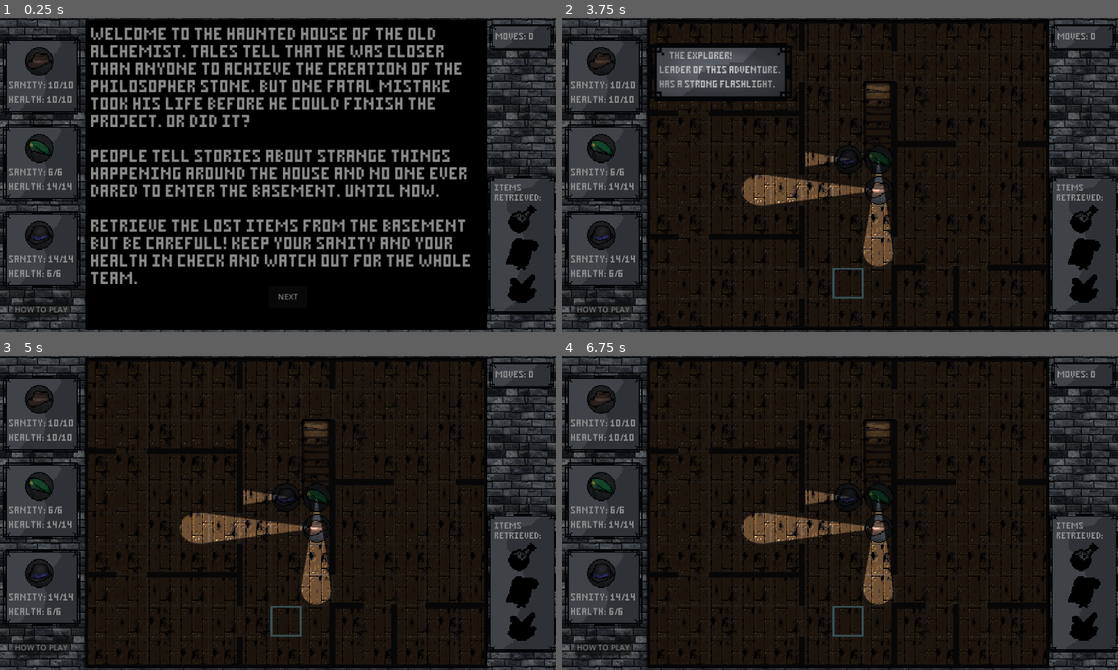
Above: before the commit, frames 1-4 (two rows, left to right).
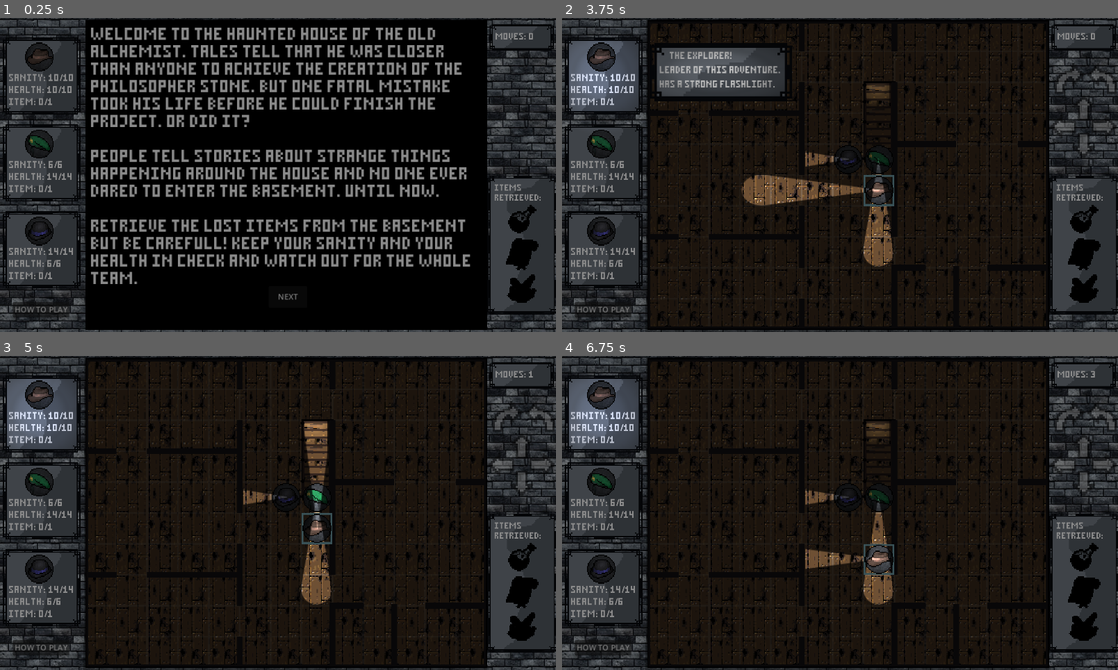
Above: after the commit, the same moments.

Repository: SirLeoIV/The-Basement
Game: Godot game, scene res://code/window.tscn
Same seed, same stepped clock (60 frames per second), same inputs: the game is played once before the commit and once after it.
Inputs (mouse positions are in pixels of both pictures, inside the frame that each line leads up to):
- Up to frame 1 (0.25 s): no input
- Up to frame 2 (3.75 s): click "NEXT" at 0.5 s; click "OK" at 1.25 s; click "HOW TO PLAY" at 2 s; click "OK" at 2.75 s; tap Enter at 3.5 s; move the mouse to (600, 77) at 3.52 s; click (600, 77) at 3.67 s
- Up to frame 3 (5 s): click (505, 415) at 4.27 s
- Up to frame 4 (6.75 s): click (1101, 415) at 5.02 s; click (1084, 447) at 5.77 s; click (1084, 481) at 6.52 s

The runs differ from the first frame. In frame 1, 2.1% of the frame differs, in the area x 1-14%, y 7-84%; in frame 2, 4.5%; in frame 3, 6.6%; in frame 4, 6.6%, in the area x 1-100%, y 5-90%.

Commit message:
every player can only pick up one item

Diff:
--- a/code/board/Board.gd
+++ b/code/board/Board.gd
@@ -138,6 +138,7 @@
 	increment_moves()
 	get_node("FloorGrid").selected = selected_player.pos
 	check_items()
+	update_items()
 	for p in players:
 		players[p].get_node("Hit Light").visible = false
 	check_monsters()
@@ -160,9 +161,12 @@
 	get_parent().get_node("Moves-Sign/MovesLabel").text = "Moves: " + str(moves)
 
 func check_items():
+	if selected_player.item : return
 	for i in items:
 		var item = items[i]
 		if item.hit(selected_player.pos):
+			selected_player.item = true
+			selected_player.update_sign()
 			item.retrieved = true
 			item.set_pos(Vector2i(-1, -1))
 			if item.type == Item.types.BOTTLE:
@@ -171,7 +175,6 @@
 				set_item_color(get_parent().get_node("Items-Sign/Gems"))
 			elif item.type == Item.types.RECIPE:
 				set_item_color(get_parent().get_node("Items-Sign/Recipe"))
-	update_items()
 
 func check_monsters():
 	for monster in monsters:
--- a/code/board/player.gd
+++ b/code/board/player.gd
@@ -14,6 +14,8 @@
 
 var health: int = 10
 var max_health: int = 10
+
+var item: bool = false
 
 var sign: Sprite2D
 
@@ -53,17 +55,15 @@
 		health = 6
 		max_sanity = 14
 		sanity = 14
-	if sign != null: sign.update(sanity, health, max_sanity, max_health)
-#	update_sign()
-
+	if sign != null: sign.update_stats(sanity, health, max_sanity, max_health, item)
 
 func set_sign(sprite: Sprite2D):
 	sign = sprite
+	sign.set_player(self)
 
 func update_sign():
 	if sign != null:
-		sign.get_node("Sanity").text = "SANITY: " + str(sanity) + "/" + str(max_sanity)
-		sign.get_node("Health").text = "HEALTH: " + str(health) + "/" + str(max_health)
+		sign.update()
 
 func get_lit_area():
 	var area = [pos]
--- a/code/player_sign.gd
+++ b/code/player_sign.gd
@@ -1,6 +1,7 @@
 @tool
 extends Sprite2D
 
+var player
 
 # Called when the node enters the scene tree for the first time.
 func _ready():
@@ -26,9 +27,17 @@
 func _process(delta):
 	pass
 
-func update(sanity: int, health: int, max_sanity: int, max_health: int):
+func set_player(player):
+	self.player = player
+
+func update():
+	update_stats(player.sanity, player.health, player.max_sanity, player.max_health, player.item)
+
+func update_stats(sanity: int, health: int, max_sanity: int, max_health: int, item: bool):
 	get_node("Sanity").text = "SANITY: " + str(sanity) + "/" + str(max_sanity)
 	get_node("Health").text = "HEALTH: " + str(health) + "/" + str(max_health)
+	if item: get_node("Item").text = "ITEM: 1/1"
+	else: get_node("Item").text = "ITEM: 0/1"
 
 func _on_area_2d_mouse_entered():
 	get_node("Desciption").visible = true
@@ -36,3 +45,10 @@
 
 func _on_area_2d_mouse_exited():
 	get_node("Desciption").visible = false
+
+
+func _on_area_2d_input_event(viewport, event, shape_idx):
+	if player.safe : return
+	if event is InputEventMouseButton:
+		if event.pressed and event.button_index == 1:
+			get_parent().get_node("Board/FloorGrid").select_tile(player.pos)
--- a/code/player_sign.tscn
+++ b/code/player_sign.tscn
@@ -28,29 +28,28 @@
 script = ExtResource("2_foavu")
 metadata/player_id = 1
 
-[node name="Title" type="Label" parent="."]
-visible = false
-offset_left = -140.0
-offset_top = -120.0
-offset_right = 140.0
-offset_bottom = -55.0
-text = "PLAYER 1:"
-label_settings = SubResource("LabelSettings_0s6wy")
-
 [node name="Sanity" type="Label" parent="."]
 offset_left = -136.0
-offset_top = 22.0
+offset_top = -9.0
 offset_right = 144.0
-offset_bottom = 92.0
+offset_bottom = 61.0
 text = "SANITY: 10/10"
 label_settings = SubResource("LabelSettings_0s6wy")
 
 [node name="Health" type="Label" parent="."]
 offset_left = -136.0
-offset_top = 82.0
+offset_top = 41.0
 offset_right = 144.0
-offset_bottom = 152.0
+offset_bottom = 111.0
 text = "HEALTH: 10/10"
+label_settings = SubResource("LabelSettings_0s6wy")
+
+[node name="Item" type="Label" parent="."]
+offset_left = -136.0
+offset_top = 91.0
+offset_right = 144.0
+offset_bottom = 161.0
+text = "ITEM: 0/1"
 label_settings = SubResource("LabelSettings_0s6wy")
 
 [node name="Selected" type="PointLight2D" parent="."]
@@ -72,24 +71,25 @@
 texture = ExtResource("4_x5eq5")
 
 [node name="Avatar Explorer" type="Sprite2D" parent="."]
-position = Vector2(-10, -60)
+position = Vector2(-10, -78)
 scale = Vector2(0.2, 0.2)
 texture = ExtResource("5_ni6ib")
 metadata/player_id = 1
 
 [node name="Avatar Guardian" type="Sprite2D" parent="."]
 visible = false
-position = Vector2(-10, -60)
+position = Vector2(-10, -78)
 scale = Vector2(0.2, 0.2)
 texture = ExtResource("6_amwm7")
 
 [node name="Avatar Scolar" type="Sprite2D" parent="."]
 visible = false
-position = Vector2(-10, -60)
+position = Vector2(-10, -78)
 scale = Vector2(0.2, 0.2)
 texture = ExtResource("7_uakss")
 
 [node name="Desciption" type="Sprite2D" parent="."]
+visible = false
 light_mask = 2
 position = Vector2(490, -16)
 scale = Vector2(2, 2)
@@ -103,8 +103,7 @@
 offset_bottom = 33.0
 text = "     The explorer!
 Leader of this adventure.
-Has a strong flashlight.
-"
+Has a strong flashlight."
 label_settings = SubResource("LabelSettings_ygmaa")
 
 [node name="PointLight2D" type="PointLight2D" parent="Desciption"]
@@ -119,5 +118,6 @@
 position = Vector2(0, 1)
 shape = SubResource("RectangleShape2D_fjeej")
 
+[connection signal="input_event" from="Area2D" to="." method="_on_area_2d_input_event"]
 [connection signal="mouse_entered" from="Area2D" to="." method="_on_area_2d_mouse_entered"]
 [connection signal="mouse_exited" from="Area2D" to="." method="_on_area_2d_mouse_exited"]
